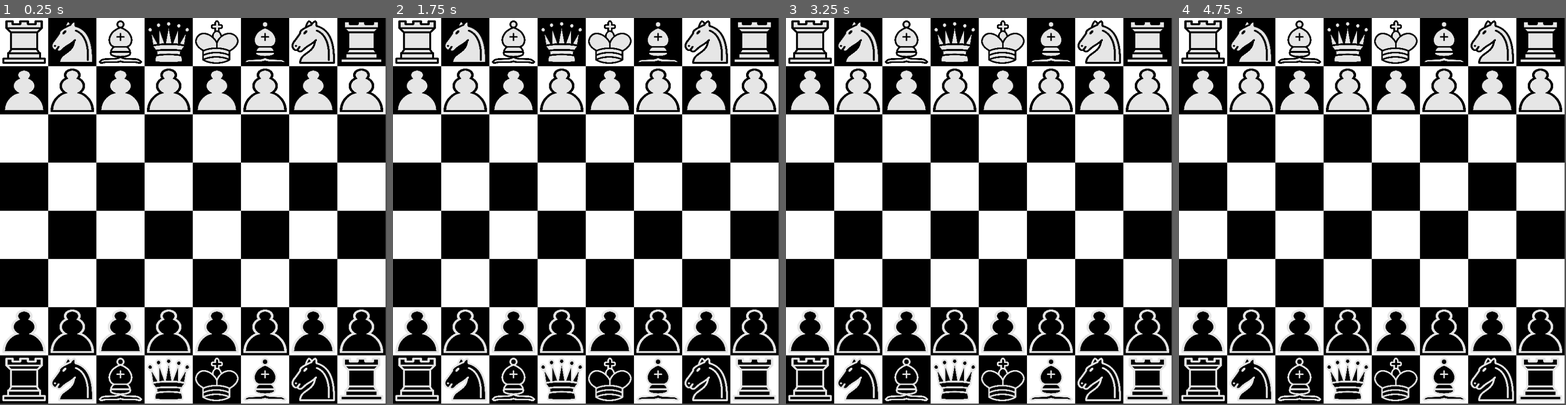
Above: before the commit, frames 1-4 (left to right).
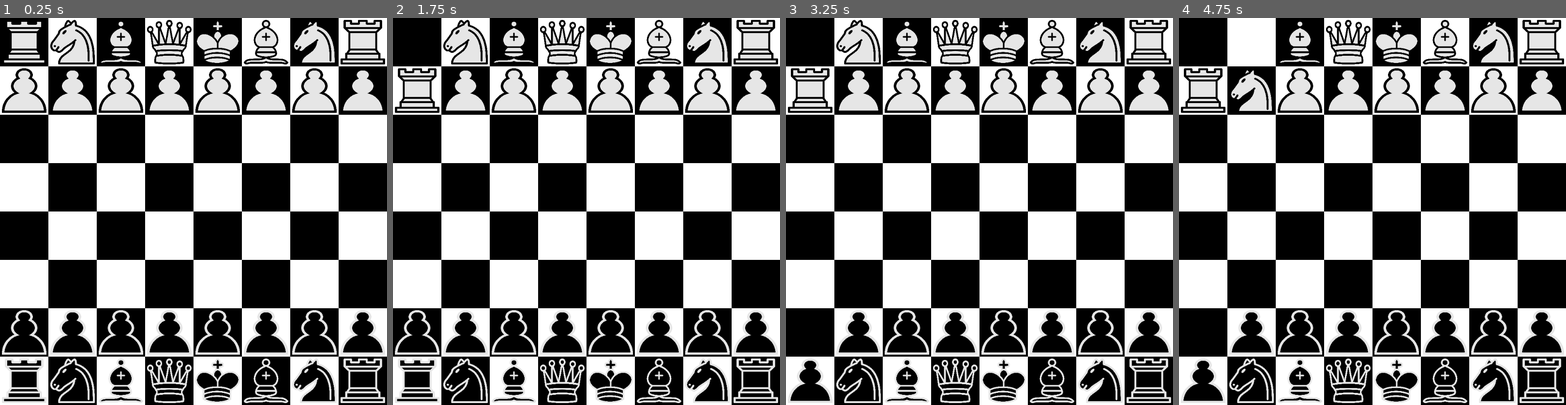
Above: after the commit, the same moments.

Repository: nafiz1001/Godot-Chess
Game: Godot game, scene res://chess.tscn
Two runs of this game, one before a commit and one after it. Both use one fixed random seed, a clock stepped at 60 frames per second and the inputs below.
Inputs (mouse positions are in pixels of both pictures, inside the frame that each line leads up to):
- Up to frame 1 (0.25 s): no input
- Up to frame 2 (1.75 s): tap Enter at 0.5 s; move the mouse to (416, 41) at 0.52 s; click (416, 41) at 0.67 s; tap Space at 1.25 s; move the mouse to (416, 91) at 1.27 s; click (416, 91) at 1.42 s
- Up to frame 3 (3.25 s): tap Enter at 2 s; move the mouse to (809, 331) at 2.02 s; click (809, 331) at 2.17 s; tap Space at 2.75 s; move the mouse to (809, 377) at 2.77 s; click (809, 377) at 2.92 s
- Up to frame 4 (4.75 s): tap Enter at 3.5 s; move the mouse to (1252, 41) at 3.52 s; click (1252, 41) at 3.67 s; tap Space at 4.25 s; move the mouse to (1252, 91) at 4.27 s; click (1252, 91) at 4.42 s
In our replay, the window is 799x799 before the commit and 800x800 after it. These sizes can differ from the game's own. Grey fills any space a smaller window leaves; there, only what the larger window draws over its background counts as a difference.

The runs differ from the first frame. In frame 1, 80% of the frame differs, in the area x 0-100%, y 0-100%; in frame 2, 80%; in frame 3, 80%; in frame 4, 81%.

Commit message:
progress

Diff:
--- /dev/null
+++ b/checkerboard.gdshader
@@ -0,0 +1,11 @@
+shader_type canvas_item;
+
+uniform int square_count = 8;
+uniform vec4 color1 : source_color = vec4(1.0, 1.0, 1.0, 1.0);
+uniform vec4 color2 : source_color = vec4(0.0, 0.0, 0.0, 1.0);
+
+void fragment() {
+    vec2 pos = floor(UV * float(square_count));
+    float pattern_mask = mod(pos.x + mod(pos.y, 2.0), 2.0);
+    COLOR = mix(color1, color2, pattern_mask);
+}
--- a/chess.gd
+++ b/chess.gd
@@ -1,7 +1,7 @@
 @tool
 extends Node2D
 
-const chess_board_res = preload("res://chess_board.tscn")
+const chess_board_scene = preload("res://chess_board.tscn")
 const chess_piece_res = preload("res://chess_piece.tscn")
 
 const ChessPieceType = ChessPieceNode.Type
@@ -11,12 +11,13 @@
 
 # Called when the node enters the scene tree for the first time.
 func _ready() -> void:
-	chess_board = chess_board_res.instantiate()
+	chess_board = chess_board_scene.instantiate()
+	chess_board.name = "Chess_Board"
 	chess_board.ready.connect(ready_after_chess_board_ready)
 	add_child(chess_board)
 
 func ready_after_chess_board_ready():
-	chess_board.chess_board_cell_input_event.connect(chess_board_cell_input_event)
+	chess_board.input_event.connect(chess_board_event)
 
 	var back_line_types = [
 		ChessPieceType.ROOK,
@@ -35,48 +36,51 @@
 		initialize_piece(back_line_types[col], ChessColour.BLACK, col, 7)
 
 func initialize_piece(type: ChessPieceType, colour: ChessColour, col: int, row: int):
+	var square = Vector2i(col, row)
 	var col_name = ChessBoardNode.COLUMNS[col]
 	#var row_name = ChessBoardNode.ROWS[row]
 	var piece: ChessPieceNode = chess_piece_res.instantiate()
-	var cell: Node2D = chess_board.get_cell(col, row)
 
 	piece.type = type
 	piece.colour = colour
-	piece.global_position = cell.global_position
+	piece.global_position = chess_board.square_to_global_position(square)
 	piece.name = ChessColour.keys()[colour] + "-" + ChessPieceType.keys()[type] + "-" + col_name
-	piece.cell = cell
+	piece.square = Vector2i(col, row)
 	piece.z_index = 1
-	# don't handle input event of individual chess piece, instead handle event on each cell
+	# don't handle input event of individual chess piece, instead handle event on each square
 	#piece.chess_piece_input_event.connect(chess_piece_input_event)
+	$Pieces.add_child(piece)
 
-	$Pieces.add_child(piece)
+	chess_board.chess_pieces[ChessBoardNode.indices_to_coords(col, row)] = piece
+
 	return piece
 
-func on_cell_click(cell: Node2D):
-	print(cell.name)
+var active_piece: ChessPieceNode = null
+func on_square_click(square: Vector2i):
+	var coords = ChessBoardNode.indices_to_coords(square.x, square.y)
+	var existing_piece = chess_board.chess_pieces.get(coords, null)
+	if active_piece:
+		active_piece.position = chess_board.square_to_global_position(square)
+		chess_board.chess_pieces[coords] = active_piece
 
-# don't handle input event of individual chess piece, instead handle event on each cell
-#var _pressed_on_piece: ChessPieceNode = null
-#var _clicked_on_piece: ChessPieceNode = null
-#func chess_piece_input_event(chess_piece_node: ChessPieceNode, event: InputEvent):
-	#if event is InputEventMouseButton:
-		#if event.pressed:
-			#_pressed_on_piece = chess_piece_node
-		#elif chess_piece_node == _pressed_on_piece:
-			#_pressed_on_piece = null
-			#_clicked_on_piece = chess_piece_node
-			#print(chess_piece_node.name)
-		#else:
-			#_pressed_on_piece = null
-			#_clicked_on_piece = null
+		chess_board.chess_pieces.erase(ChessBoardNode.indices_to_coords(active_piece.square.x, active_piece.square.y))
+		active_piece.square = square
 
-var _pressed_on_cell: Node2D = null
-func chess_board_cell_input_event(cell: Node2D, event: InputEvent):
-	if event is InputEventMouseButton:
+		if existing_piece:
+			existing_piece.queue_free()
+
+		active_piece = null
+	else:
+		active_piece = existing_piece
+
+var _pressed_on_square = null
+func chess_board_event(_viewport: Node, event: InputEvent, _shape_idx: int):
+	if event is InputEventMouseButton and event.button_index == MOUSE_BUTTON_LEFT:
+		var square = chess_board.global_position_to_square(event.global_position)
 		if event.pressed:
-			_pressed_on_cell = cell
-		elif cell == _pressed_on_cell:
-			_pressed_on_cell = null
-			on_cell_click(cell)
+			_pressed_on_square = square
+		elif _pressed_on_square != null and square == _pressed_on_square:
+			_pressed_on_square = null
+			on_square_click(square)
 		else:
-			_pressed_on_cell = null
+			_pressed_on_square = null
--- a/chess_board.gd
+++ b/chess_board.gd
@@ -3,69 +3,29 @@
 extends Node2D
 
 const BORDER_PADDING = 0
-const LENGTH = (810 - BORDER_PADDING*2)
+const LENGTH = (1024 - BORDER_PADDING*2)
 const CELL_LENGTH = LENGTH / 8
 
 const COLUMNS = ['A', 'B', 'C', 'D', 'E', 'F', 'G', 'H']
 const ROWS =    ['8', '7', '6', '5', '4', '3', '2', '1']
 
-static var white_cell_texture = GradientTexture2D.new()
-static var black_cell_texture = GradientTexture2D.new()
+signal input_event(viewport: Node, event: InputEvent, shape_idx: int)
 
-signal chess_board_cell_input_event(cell: Node2D, event: InputEvent)
+# key is coordinates
+var chess_pieces: Dictionary[String, ChessPieceNode] = {}
 
-func _ready() -> void:
-	white_cell_texture.width = 1
-	white_cell_texture.height = 1
-	white_cell_texture.fill_from = Vector2(1, 1)
-	white_cell_texture.fill_to = Vector2(1, 0)
-	white_cell_texture.gradient = Gradient.new()
+func square_to_global_position(square: Vector2i) -> Vector2:
+	return (Vector2(square.x * CELL_LENGTH, square.y * CELL_LENGTH)
+		+ Vector2(CELL_LENGTH, CELL_LENGTH) / 2
+		+ position)
 
-	black_cell_texture.width = 1
-	black_cell_texture.height = 1
-	black_cell_texture.fill_from = Vector2(0, 0)
-	black_cell_texture.fill_to = Vector2(1, 0)
-	black_cell_texture.gradient = Gradient.new()
+func global_position_to_square(_position: Vector2) -> Vector2i:
+	var relative_position = _position - position
+	return Vector2i(floor(relative_position.x / CELL_LENGTH), floor(relative_position.y / CELL_LENGTH))
 
-	for row in range(8):
-		for col in range(8):
-			var cell = create_cell(col, row)
-			cell.position = Vector2(CELL_LENGTH * (col + 0.5) + BORDER_PADDING, CELL_LENGTH * (row + 0.5) + BORDER_PADDING)
-			cell.name = indices_to_coords(col, row)
-			$Cells.add_child(cell)
-
-func add_markers():
-	for cell in $Cells.get_children():
-		cell.add_child(Marker2D.new())
-
-func indices_to_coords(col: int, row: int):
+static func indices_to_coords(col: int, row: int) -> String:
 	return COLUMNS[col] + ROWS[row]
 
-func get_cell(col: int, row: int):
-	return $Cells.find_child(indices_to_coords(col, row), false, false)
 
-func create_cell(col: int, row: int):
-	var cell = Node2D.new()
-	cell.scale = Vector2(CELL_LENGTH, CELL_LENGTH)
-
-	var sprite = Sprite2D.new()
-	if (col + row * 8 + (row % 2)) % 2 == 0:
-		sprite.texture = white_cell_texture
-	else:
-		sprite.texture = black_cell_texture
-	cell.add_child(sprite)
-
-	var area = Area2D.new()
-	var shape = CollisionShape2D.new()
-	shape.shape = RectangleShape2D.new()
-	shape.shape.size = Vector2(1, 1)
-	shape.debug_color = Color(randf(), randf(), randf(), 0.25)
-	area.add_child(shape)
-
-	area.input_pickable = true
-	var input_event = func (_viewport: Node, event: InputEvent, _shape_idx: int):
-		chess_board_cell_input_event.emit(cell, event)
-	area.input_event.connect(input_event)
-	cell.add_child(area)
-
-	return cell
+func _on_area_2d_input_event(viewport: Node, event: InputEvent, shape_idx: int) -> void:
+	input_event.emit(viewport, event, shape_idx)
--- a/chess_board.tscn
+++ b/chess_board.tscn
@@ -1,8 +1,32 @@
-[gd_scene load_steps=2 format=3 uid="uid://dlq0dhyv4kj86"]
+[gd_scene load_steps=6 format=3 uid="uid://dlq0dhyv4kj86"]
 
+[ext_resource type="Shader" uid="uid://b1ffnfas7rrre" path="res://checkerboard.gdshader" id="1_guywq"]
 [ext_resource type="Script" uid="uid://da6cmyko7y6xn" path="res://chess_board.gd" id="1_p4xb6"]
 
-[node name="ChessBoard" type="Node2D"]
+[sub_resource type="ShaderMaterial" id="ShaderMaterial_p4xb6"]
+shader = ExtResource("1_guywq")
+shader_parameter/square_count = 8
+shader_parameter/color1 = Color(1, 1, 1, 1)
+shader_parameter/color2 = Color(0, 0, 0, 1)
+
+[sub_resource type="QuadMesh" id="QuadMesh_01178"]
+size = Vector2(1024, 1024)
+center_offset = Vector3(512, 512, 0)
+
+[sub_resource type="RectangleShape2D" id="RectangleShape2D_guywq"]
+size = Vector2(1024, 1024)
+
+[node name="Chess_Board" type="Node2D"]
 script = ExtResource("1_p4xb6")
 
-[node name="Cells" type="Node" parent="."]
+[node name="MeshInstance2D" type="MeshInstance2D" parent="."]
+material = SubResource("ShaderMaterial_p4xb6")
+mesh = SubResource("QuadMesh_01178")
+
+[node name="Area2D" type="Area2D" parent="."]
+position = Vector2(512, 512)
+
+[node name="CollisionShape2D" type="CollisionShape2D" parent="Area2D"]
+shape = SubResource("RectangleShape2D_guywq")
+
+[connection signal="input_event" from="Area2D" to="." method="_on_area_2d_input_event"]
--- a/chess_piece.gd
+++ b/chess_piece.gd
@@ -13,7 +13,7 @@
 var _type: Type = Type.KING
 var _colour: Colour = Colour.WHITE
 
-var cell: Node2D
+var square: Vector2i
 
 @export var type: Type:
 	get():
--- a/project.godot
+++ b/project.godot
@@ -17,8 +17,8 @@
 
 [display]
 
-window/size/viewport_width=810
-window/size/viewport_height=810
+window/size/viewport_width=1024
+window/size/viewport_height=1024
 
 [rendering]
 
Not shown, added: checkerboard.gdshader.uid
